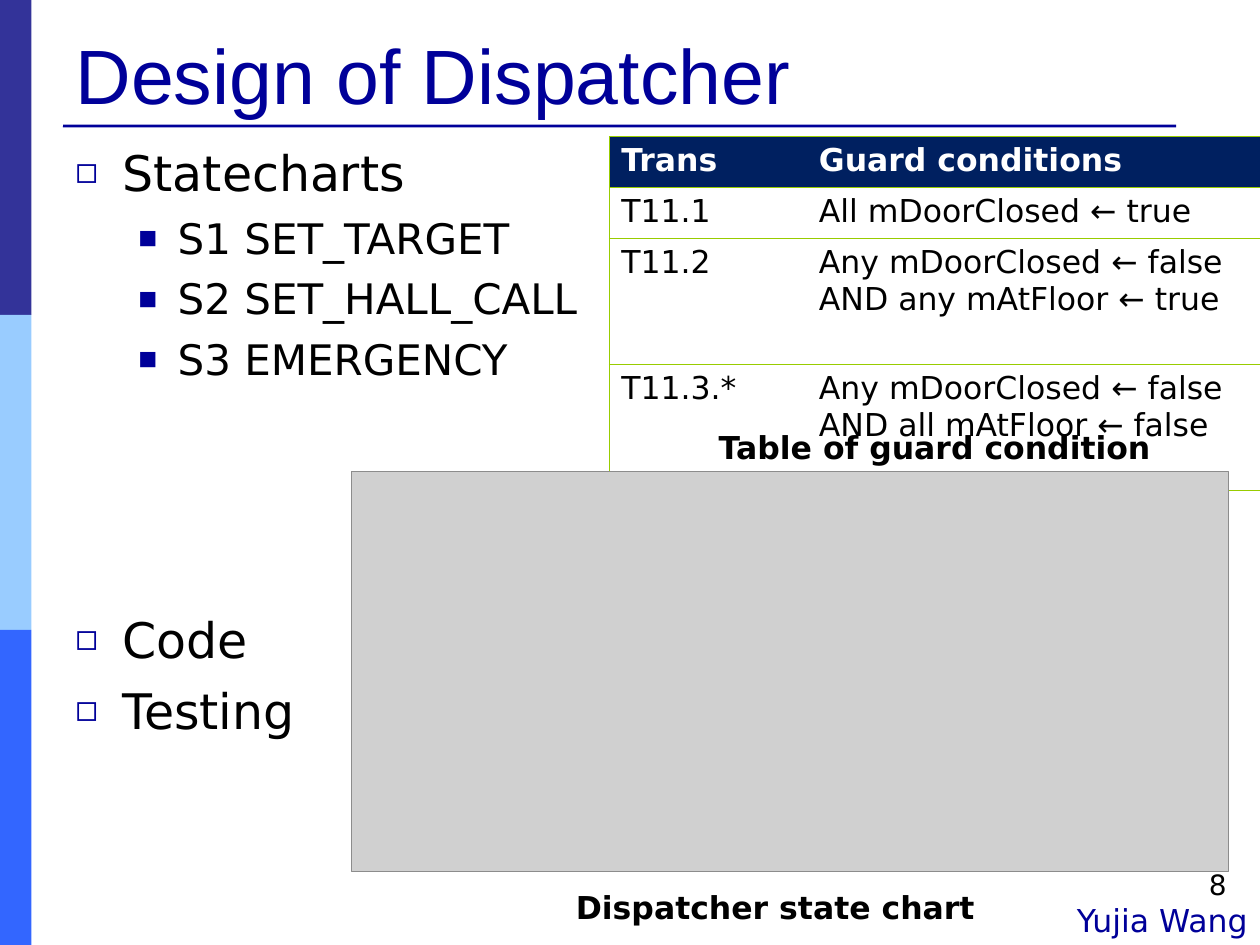
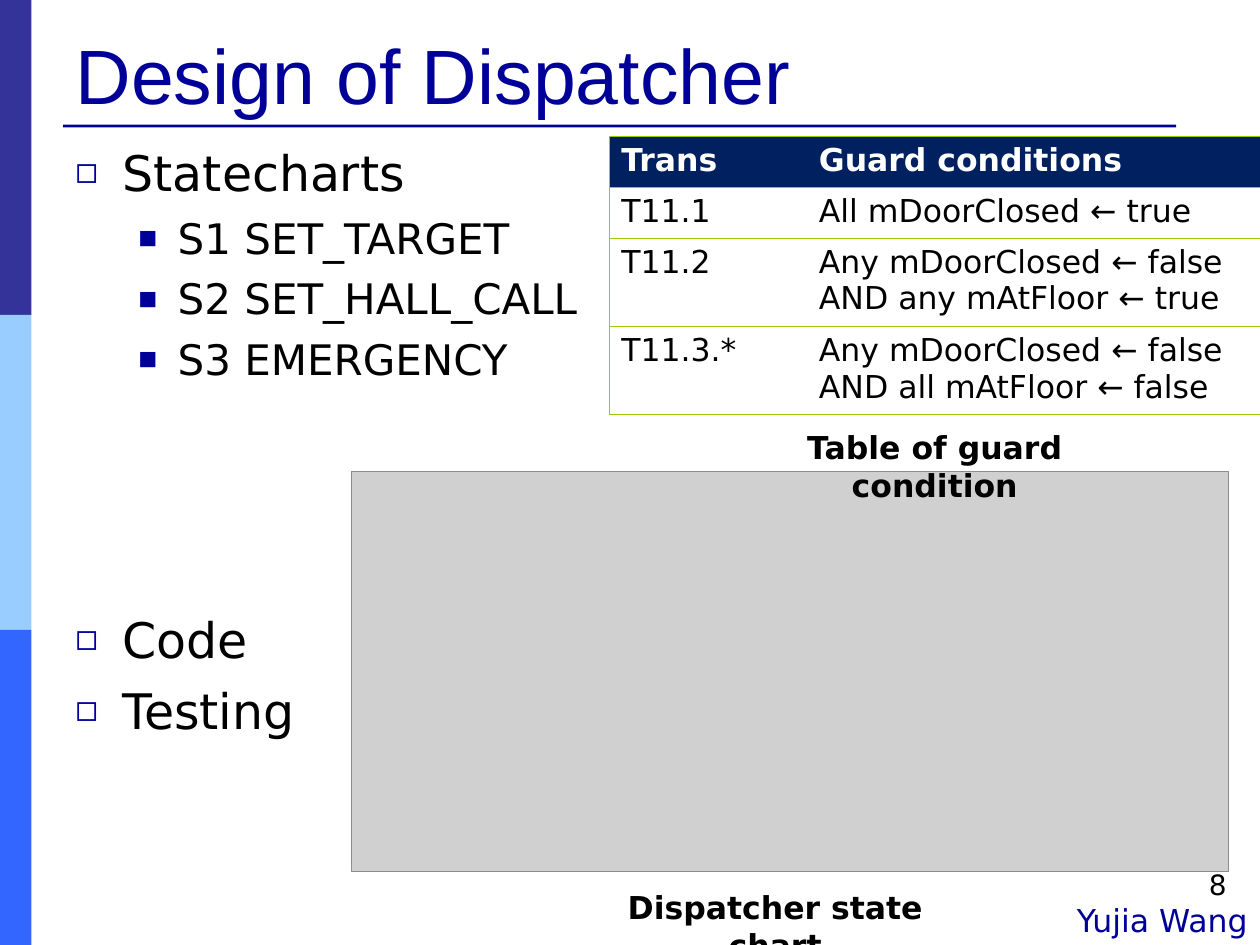
Before and after one commit to Muliang/18649, a slide deck: slide 8 of logs/09_mid_pres.ppt. Drawn at 1260x945 pixels with LibreOffice and Linux fonts; fonts in the diff are those of the drawing; grey boxes stand for pictures. Boxes give left, top, right and bottom in pixels: in the first picture for what was removed or moved away, otherwise in the second. Text is boxed around its words. In the diff, an @@ line names an element or a change of style, - is before the commit and + after.

```diff
--- a/logs/09_mid_pres.ppt
+++ b/logs/09_mid_pres.ppt
@@ table: place and size @@
-table at (609,136,1260,447)
+table at (609,136,1260,415)
@@ text "Table of guard condition" rewrapped from (719,433,1151,466) to (807,435,1062,498) @@
@@ text "Dispatcher state chart" rewrapped from (576,895,975,926) to (628,895,922,926) @@
```
Also in this commit, not shown: 7 other slides changed, 2 slides added, 1 slide removed, 1 other file.
